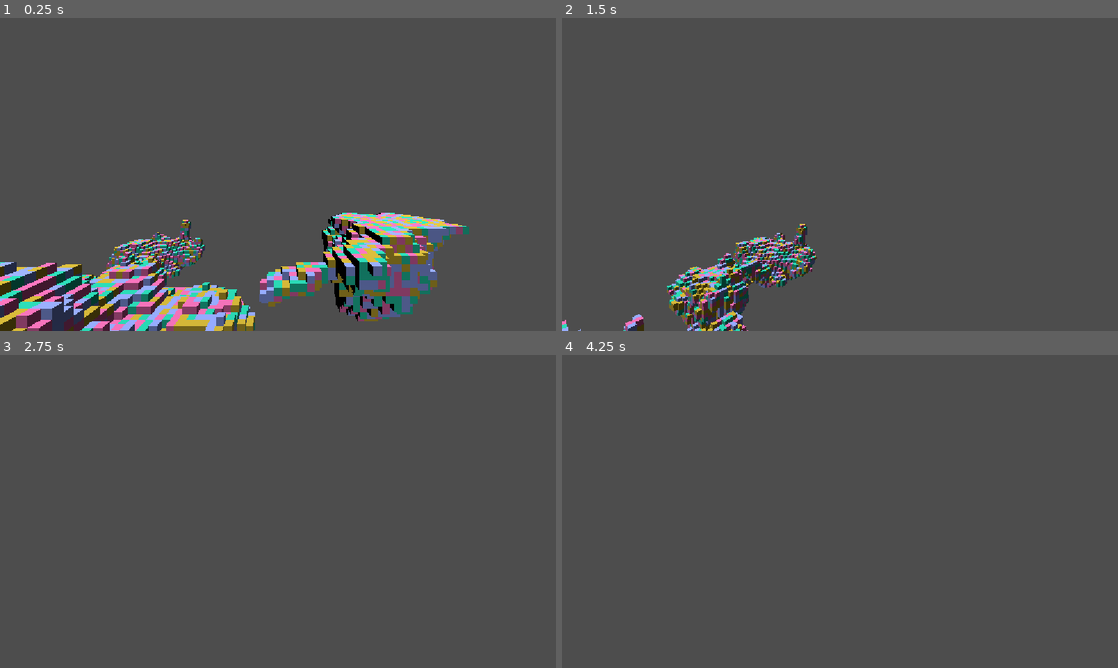
Above: before the commit, frames 1-4 (two rows, left to right).
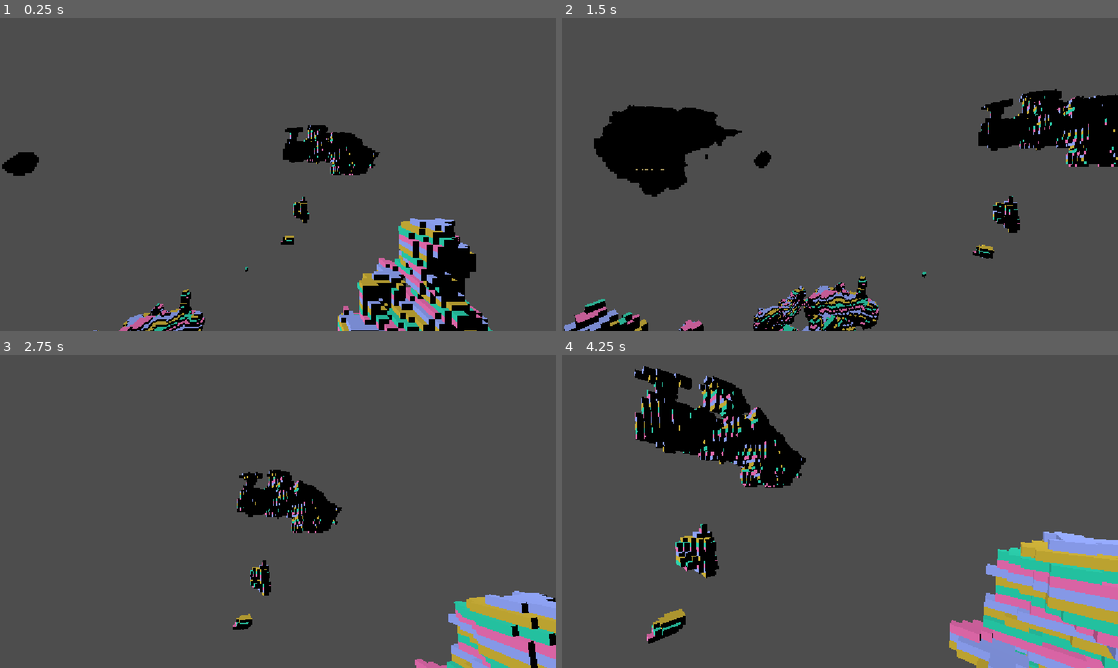
Above: after the commit, the same moments.

Repository: Joel-Paul/Game-like-Jam-10
Game: Godot game, scene res://scenes/world/world.tscn
Two runs of this game, one before a commit and one after it. Both use one fixed random seed, a clock stepped at 60 frames per second and the inputs below.
Inputs (mouse positions are in pixels of both pictures, inside the frame that each line leads up to):
- Up to frame 1 (0.25 s): no input
- Up to frame 2 (1.5 s): tap Enter (ui_accept) at 0.5, 0.77 s; move the mouse to (867, 174) at 0.52 s; hold Up (ui_up) from 0.53 s (still down); tap F (fly) at 0.6, 1.35 s; move the mouse to (812, 174) at 1.27 s
- Up to frame 3 (2.75 s): keep holding Up (ui_up); tap Enter (ui_accept) at 1.52 s; move the mouse to (289, 505) at 2.02 s; tap F (fly) at 2.1 s
- Up to frame 4 (4.25 s): keep holding Up (ui_up); move the mouse to (834, 517) at 2.77 s; tap F (fly) at 2.85, 3.6 s; tap Enter (ui_accept) at 3.02, 3.77 s; move the mouse to (878, 514) at 3.52 s

The runs differ from the first frame. In frame 1, 23% of the frame differs, in the area x 0-89%, y 34-100%; in frame 2, 17%; in frame 3, 7.1%; in frame 4, 18%.

Commit message:
MakerTech: ArrayMesh

Diff:
--- a/scenes/player/player.gd
+++ b/scenes/player/player.gd
@@ -2,7 +2,7 @@
 
 
 const SPEED = 5.0
-const FLY_SPEED = 50.0
+const FLY_SPEED = 24.0
 const JUMP_VELOCITY = 4.5
 
 @export var mouse_sensitivity: float = 0.01  # radians/pixel
@@ -10,7 +10,7 @@
 @onready var head: Node3D = $Head
 @onready var eye_camera: Camera3D = $Head/EyeCamera
 
-var flying: bool = false
+var flying: bool = true
 
 
 func _physics_process(delta: float) -> void:
--- /dev/null
+++ b/scenes/world/mesh_instance_3d.gd
@@ -0,0 +1,89 @@
+extends MeshInstance3D
+
+
+@export var mat: Material
+
+var surface_array: Array = []
+var vertices := PackedVector3Array()
+var normals := PackedVector3Array()
+var colors := PackedColorArray()
+
+var cube_vertices: Array[Vector3] = [
+	Vector3(-0.5, -0.5, 0.5),
+	Vector3(0.5, -0.5, 0.5),
+	Vector3(0.5, -0.5, -0.5),
+	Vector3(-0.5, -0.5, -0.5),
+	Vector3(-0.5, 0.5, 0.5),
+	Vector3(0.5, 0.5, 0.5),
+	Vector3(0.5, 0.5, -0.5),
+	Vector3(-0.5, 0.5, -0.5),
+]
+
+enum Face { BOTTOM, FRONT, RIGHT, TOP, LEFT, BACK }
+
+var face_indicies: Dictionary[Face, Array] = {
+	Face.FRONT: [[0, 4, 5], [0, 5, 1]],
+	Face.BACK: [[2, 7, 3], [2, 6, 7]],
+	Face.LEFT: [[3, 7, 4], [3, 4, 0]],
+	Face.RIGHT: [[1, 5, 6], [1, 6, 2]],
+	Face.TOP: [[4, 7, 6], [4, 6, 5]],
+	Face.BOTTOM: [[0, 1, 2], [0, 2, 3]],
+}
+
+var face_normals: Dictionary[Face, Vector3] = {
+	Face.FRONT: Vector3.MODEL_FRONT,
+	Face.BACK: Vector3.MODEL_REAR,
+	Face.LEFT: Vector3.LEFT,
+	Face.RIGHT: Vector3.RIGHT,
+	Face.BOTTOM: Vector3.MODEL_BOTTOM,
+	Face.TOP: Vector3.MODEL_TOP,
+}
+
+var face_colors: Dictionary[Face, Color] = {
+	Face.FRONT: Color.ORANGE,
+	Face.BACK: Color.PURPLE,
+	Face.LEFT: Color.BLUE,
+	Face.RIGHT: Color.YELLOW,
+	Face.BOTTOM: Color.RED,
+	Face.TOP: Color.GREEN,
+}
+
+@onready var collision_shape_3d: CollisionShape3D = $StaticBody3D/CollisionShape3D
+
+
+func _ready() -> void:
+	surface_array.resize(Mesh.ARRAY_MAX)
+
+
+func generate_mesh(data: Dictionary[Vector3, Color]) -> void:
+	for pos in data:
+		var color = data[pos]
+		for face in Face.values():
+			if not has_neighbour(data, face, pos):
+				add_face(face, pos, color)
+	commit_mesh()
+
+
+func has_neighbour(data: Dictionary[Vector3, Color], face: Face, pos: Vector3) -> bool:
+	var neighbour_position = pos + face_normals[face]
+	return data.has(neighbour_position)
+
+
+func add_face(face: Face, pos: Vector3, color: Color) -> void:
+	var indicies = face_indicies[face]
+	for triangle in indicies:
+		for index in triangle:
+			vertices.append(cube_vertices[index] + pos)
+			normals.append(face_normals[face])
+			colors.append(color)
+
+
+func commit_mesh() -> void:
+	surface_array[Mesh.ARRAY_VERTEX] = vertices
+	surface_array[Mesh.ARRAY_NORMAL] = normals
+	surface_array[Mesh.ARRAY_COLOR] = colors
+
+	(mesh as ArrayMesh).add_surface_from_arrays(Mesh.PRIMITIVE_TRIANGLES, surface_array)
+	mesh.surface_set_material(0, mat)
+
+	collision_shape_3d.shape = mesh.create_trimesh_shape()
--- a/scenes/world/world.gd
+++ b/scenes/world/world.gd
@@ -5,11 +5,10 @@
 @export_range(-1, 1) var cut_off: float = 0.5
 @export var colors: Array[Color]
 
-@onready var default_cube: CSGBox3D = $DefaultCube
-@onready var multi_mesh_instance_3d: MultiMeshInstance3D = $MultiMeshInstance3D
+var cubes: int = 0
+var data: Dictionary[Vector3, Color] = {}
 
-var cubes: int = 0
-var data: Array[Vector3] = []
+@onready var mesh_instance_3d: MeshInstance3D = $MeshInstance3D
 
 
 func _ready() -> void:
@@ -24,19 +23,14 @@
 			for y in range(world_size.y):
 				var random = random_generator.get_noise_3d(x, y, z)
 				if random > cut_off:
-					data.append(Vector3(x, y, z) - world_size / 2)
+					var pos := Vector3(x, y, z) - world_size / 2
+					data[pos] = colors[y % colors.size()]
 
 	var end_time = Time.get_ticks_usec()
 	var gen_time = (end_time - start_time) / 1000000.0
 	print_debug("Blocks in world: %s\n Gen Time: %s" % [cubes, gen_time])
 
-	default_cube.queue_free()
-
-	multi_mesh_instance_3d.multimesh.instance_count = data.size()
-
-	for i in range(multi_mesh_instance_3d.multimesh.instance_count):
-		multi_mesh_instance_3d.multimesh.set_instance_transform(i, Transform3D(Basis(), data[i]))
-		multi_mesh_instance_3d.multimesh.set_instance_color(i, colors[randf() * colors.size()])
+	mesh_instance_3d.generate_mesh(data)
 
 
 func _unhandled_input(event: InputEvent) -> void:
--- a/scenes/world/world.tscn
+++ b/scenes/world/world.tscn
@@ -2,43 +2,32 @@
 
 [ext_resource type="Script" uid="uid://bgve11c3cebmn" path="res://scenes/world/world.gd" id="1_sl2e5"]
 [ext_resource type="PackedScene" uid="uid://cpb0ikgfoa0rd" path="res://scenes/player/player.tscn" id="2_1fp7r"]
+[ext_resource type="Script" uid="uid://ce8l7tn8iw1uq" path="res://scenes/world/mesh_instance_3d.gd" id="3_1fp7r"]
 
-[sub_resource type="StandardMaterial3D" id="StandardMaterial3D_nnsk1"]
-albedo_color = Color(0.61960787, 0.44313726, 0.2901961, 1)
+[sub_resource type="ArrayMesh" id="ArrayMesh_rxyi6"]
 
-[sub_resource type="StandardMaterial3D" id="StandardMaterial3D_boito"]
+[sub_resource type="StandardMaterial3D" id="StandardMaterial3D_8afob"]
 vertex_color_use_as_albedo = true
-
-[sub_resource type="BoxMesh" id="BoxMesh_x7mai"]
-material = SubResource("StandardMaterial3D_boito")
-
-[sub_resource type="MultiMesh" id="MultiMesh_rxyi6"]
-transform_format = 1
-use_colors = true
-mesh = SubResource("BoxMesh_x7mai")
 
 [node name="World" type="Node3D" unique_id=1276647829]
 script = ExtResource("1_sl2e5")
-world_size = Vector3(256, 64, 256)
+world_size = Vector3(256, 128, 256)
 colors = Array[Color]([Color(0.943565, 0.42748943, 0.7149704, 1), Color(0.11083198, 0.83671683, 0.69336957, 1), Color(0.81697804, 0.7039995, 0.18230799, 1), Color(0.5752806, 0.66079146, 1, 1)])
-
-[node name="DefaultCube" type="CSGBox3D" parent="." unique_id=637771281]
-use_collision = true
-material = SubResource("StandardMaterial3D_nnsk1")
 
 [node name="Camera3D" type="Camera3D" parent="." unique_id=750550213]
 transform = Transform3D(0.70710677, -0.49999997, 0.49999997, 0, 0.70710677, 0.70710677, -0.70710677, -0.49999997, 0.49999997, 42, 16, 42)
 
 [node name="DirectionalLight3D" type="DirectionalLight3D" parent="." unique_id=332962215]
-transform = Transform3D(0.9848077, -0.17101006, 0.030153697, 0, 0.17364822, 0.9848077, -0.17364818, -0.96984625, 0.1710101, 0, 0, 0)
+transform = Transform3D(-0.13922861, 0.61412984, -0.7768268, 0.10379479, 0.789197, 0.605306, 0.98480564, 0.003645328, -0.17362225, 0, 0, 0)
 
 [node name="Player" parent="." unique_id=1832668561 instance=ExtResource("2_1fp7r")]
 transform = Transform3D(1, 0, 0, 0, 1, 0, 0, 0, 1, 0, 40, 0)
 
-[node name="Floor" type="CSGBox3D" parent="." unique_id=702132557]
-transform = Transform3D(1, 0, 0, 0, 1, 0, 0, 0, 1, 0, -100, 0)
-use_collision = true
-size = Vector3(100, 1, 100)
+[node name="MeshInstance3D" type="MeshInstance3D" parent="." unique_id=1123802514]
+mesh = SubResource("ArrayMesh_rxyi6")
+script = ExtResource("3_1fp7r")
+mat = SubResource("StandardMaterial3D_8afob")
 
-[node name="MultiMeshInstance3D" type="MultiMeshInstance3D" parent="." unique_id=1796338998]
-multimesh = SubResource("MultiMesh_rxyi6")
+[node name="StaticBody3D" type="StaticBody3D" parent="MeshInstance3D" unique_id=1617846421]
+
+[node name="CollisionShape3D" type="CollisionShape3D" parent="MeshInstance3D/StaticBody3D" unique_id=380262934]
Not shown, added: scenes/world/mesh_instance_3d.gd.uid
